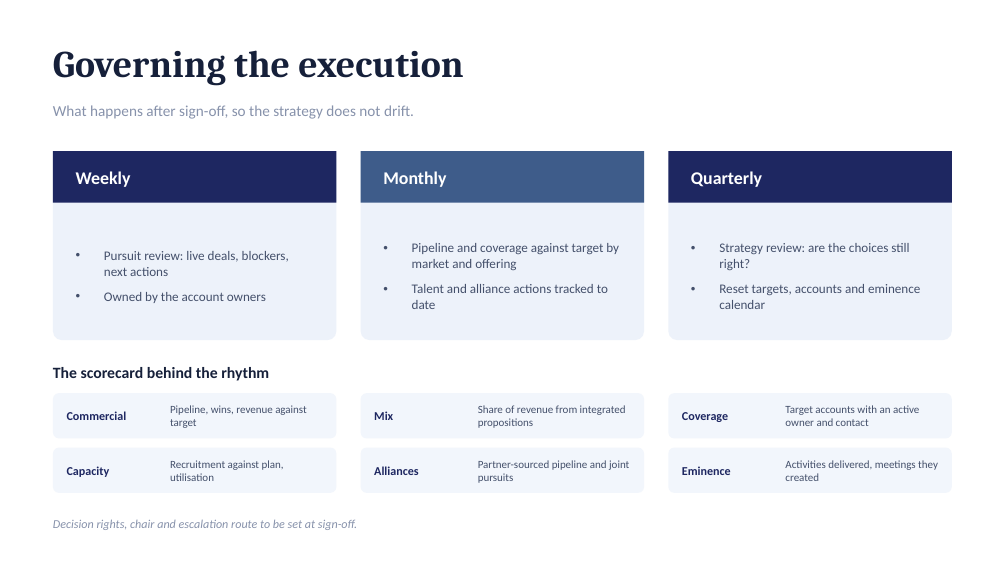
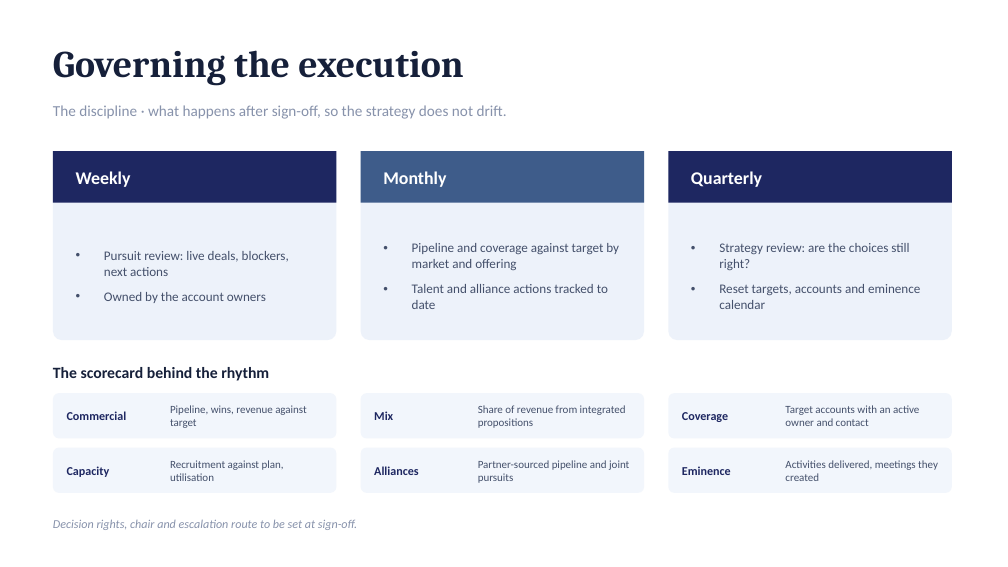
Before and after one commit to dhajjar-cyber/bae, a slide deck: slide 13 of FSI strategy/EAIND-FSI-Strategy-Development-Plan.pptx. Drawn at 1008x567 pixels with LibreOffice and Linux fonts; fonts in the diff are those of the drawing. Boxes give left, top, right and bottom in pixels: in the first picture for what was removed or moved away, otherwise in the second. Text is boxed around its words. In the diff, an @@ line names an element or a change of style, - is before the commit and + after.

```diff
--- a/FSI strategy/EAIND-FSI-Strategy-Development-Plan.pptx
+++ b/FSI strategy/EAIND-FSI-Strategy-Development-Plan.pptx
@@ text at <box>53,105,507,119</box>: text changed @@
-What happens after sign-off, so the strategy does not drift.
+The discipline · what happens after sign-off, so the strategy does not drift.
```
Also in this commit, not shown: 16 other slides changed, 2 slides added, 2 slides removed, 2 other files.
